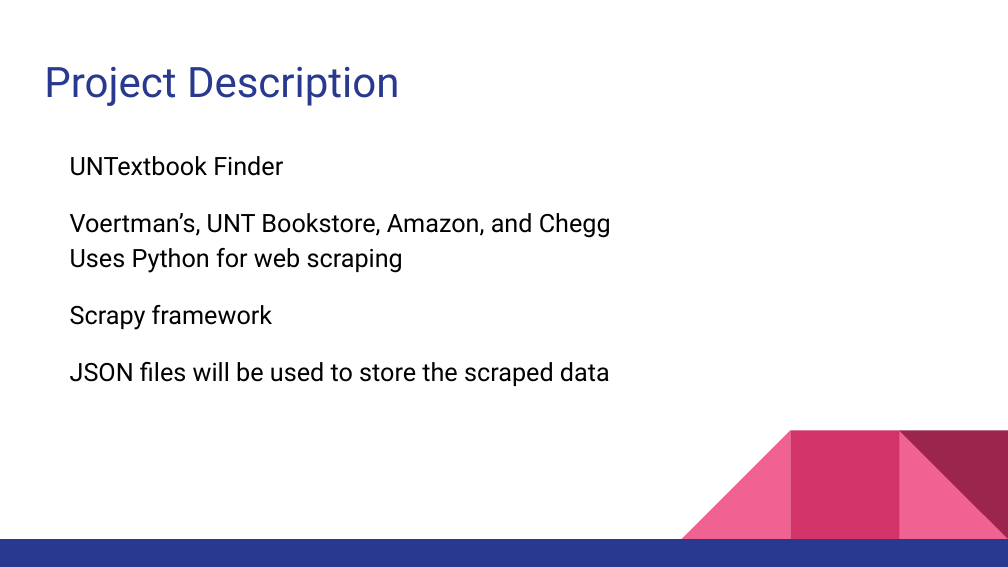
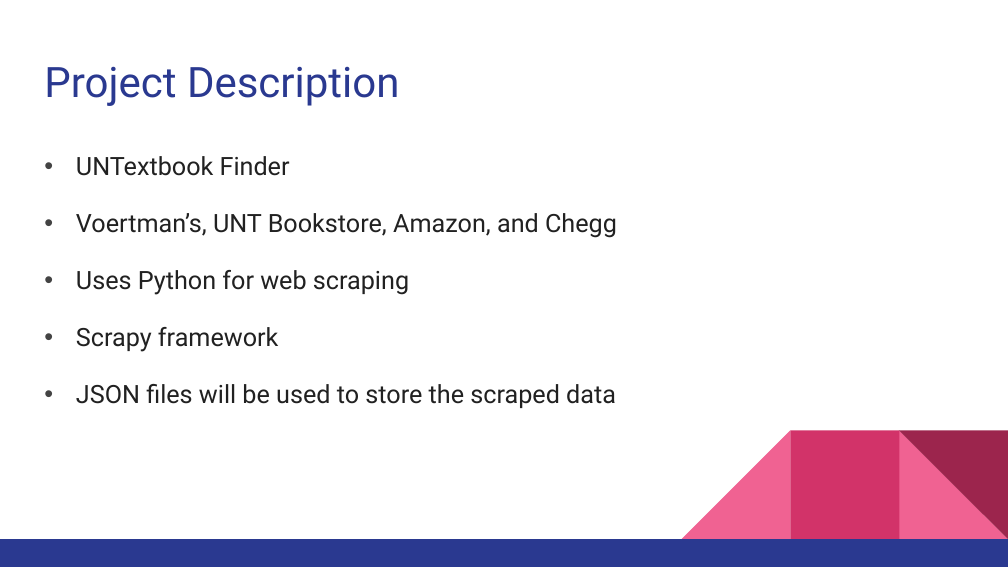
Before and after one commit to jmc0592/csce4444, a slide deck: slide 2 of Deliverable1Presentation.pptx. Drawn at 1008x567 pixels with LibreOffice and Linux fonts; fonts in the diff are those of the drawing. Boxes give left, top, right and bottom in pixels: in the first picture for what was removed or moved away, otherwise in the second. Text is boxed around its words. In the diff, an @@ line names an element or a change of style, - is before the commit and + after.

Commit message:
fixed some formatting

```diff
--- a/Deliverable1Presentation.pptx
+++ b/Deliverable1Presentation.pptx
@@ text "UNTextbook Finder" at (x1=76, y1=156, x2=617, y2=408): text colour #000000 to #222222; bullet none to •; more space between paragraphs @@
```
Also in this commit, not shown: 2 other slides changed.
